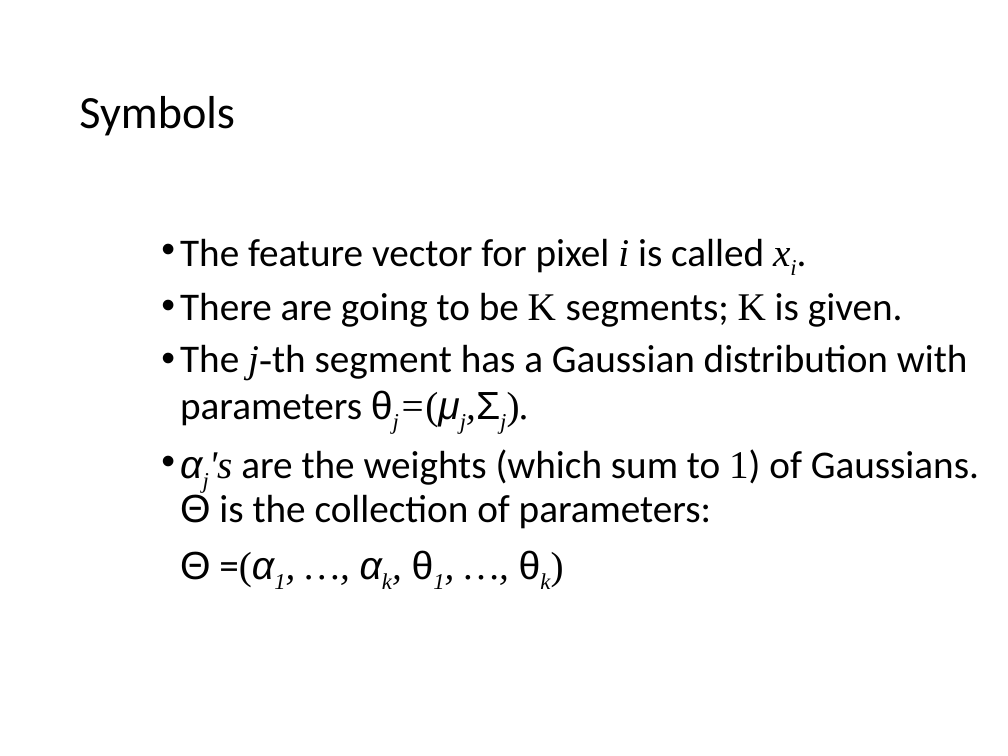
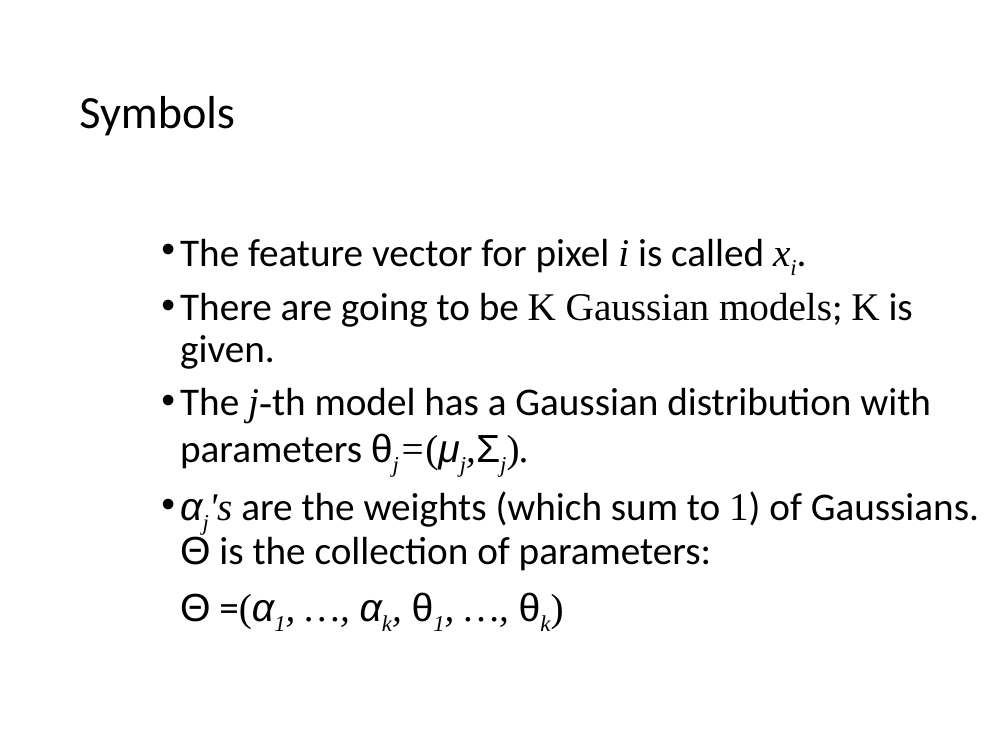
Before and after one commit to cmsc426spring2019/cmsc426spring2019.github.io, a slide deck: slide 27 of lectures/week_2/EM.ppt (slide 24 before the commit). Drawn at 1008x756 pixels with LibreOffice and Linux fonts; fonts in the diff are those of the drawing. Boxes give left, top, right and bottom in pixels: in the first picture for what was removed or moved away, otherwise in the second. Text is boxed around its words. In the diff, an @@ line names an element or a change of style, - is before the commit and + after.

```diff
--- a/lectures/week_2/EM.ppt
+++ b/lectures/week_2/EM.ppt
@@ text at (180,292,931,469): text changed @@
-• There are going to be K segments; K is given.
-• The j-th segment has a Gaussian distribution with parameters θj=(μj,Σj).
+• There are going to be K Gaussian models; K is given.
+• The j-th model has a Gaussian distribution with parameters θj=(μj,Σj).
```
Also in this commit, not shown: 3 other slides changed, 3 slides added.
